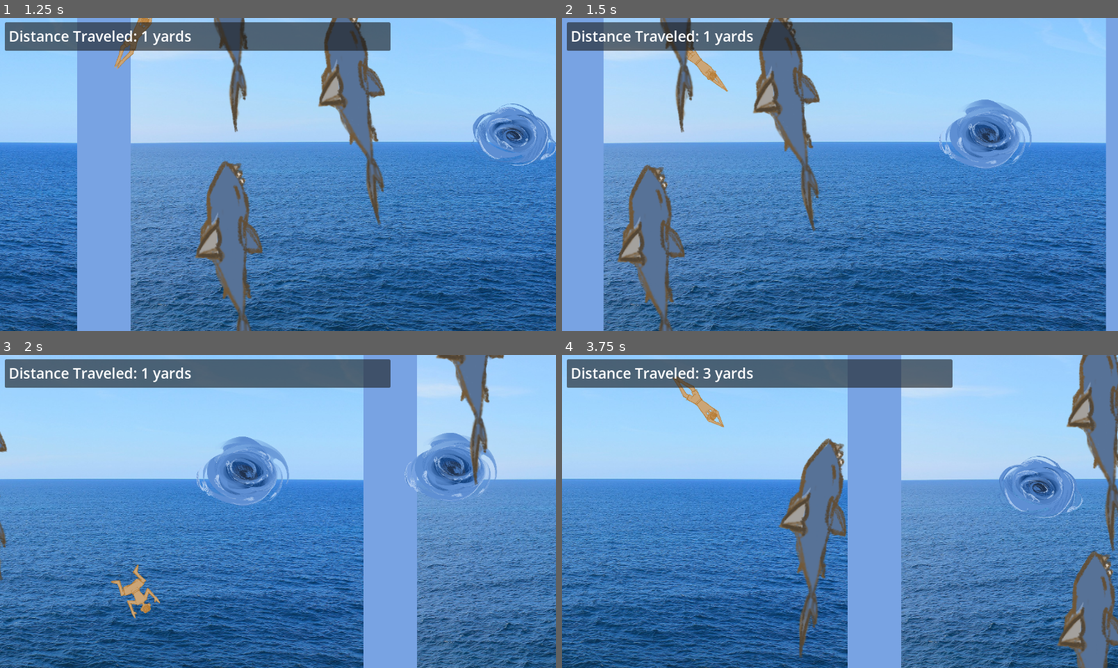
Above: before the commit, frames 1-4 (two rows, left to right).
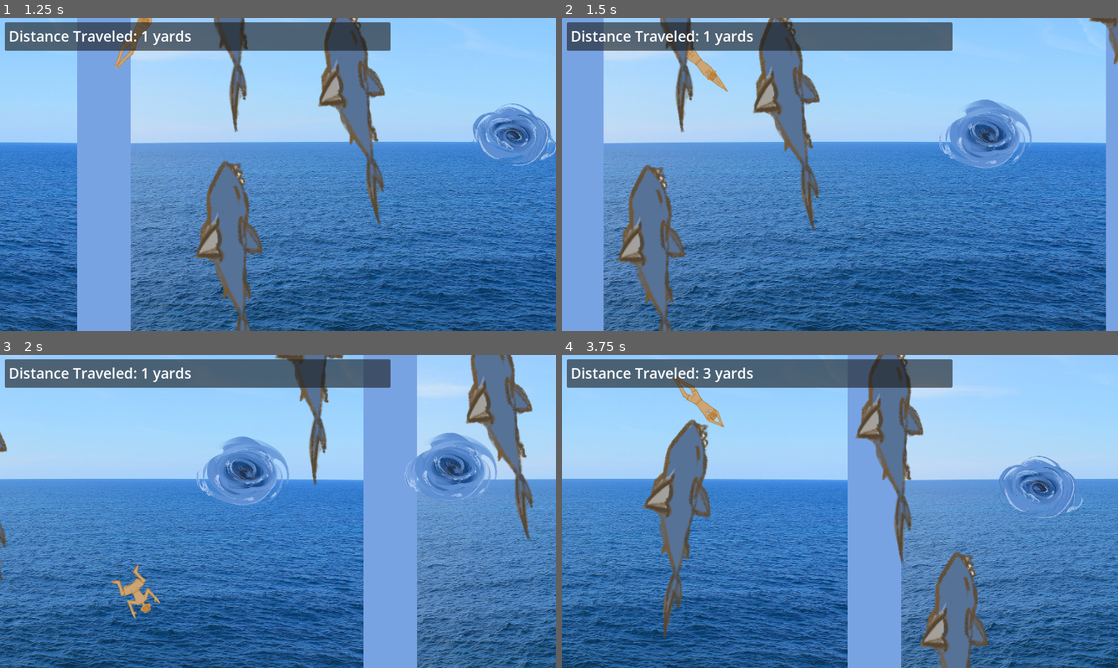
Above: after the commit, the same moments.

Repository: sophieTheProgrammer/microjam-island-61
Game: Godot game, scene res://scenes/game.tscn
Two runs of this game, one before a commit and one after it. Both use one fixed random seed, a clock stepped at 60 frames per second and the inputs below.
Inputs (mouse positions are in pixels of both pictures, inside the frame that each line leads up to):
- Up to frame 1 (1.25 s): tap Enter (ui_accept) at 0.5, 0.77 s; move the mouse to (400, 158) at 0.52 s; hold Up (up) from 0.53 s (still down); click (400, 158) at 0.6 s
- Up to frame 2 (1.5 s): move the mouse to (728, 190) at 1.27 s; release Up (up) at 1.28 s; hold Down (down) from 1.28 s (still down); click (728, 190) at 1.35 s
- Up to frame 3 (2 s): keep holding Down (down); tap Enter (ui_accept) at 1.52 s
- Up to frame 4 (3.75 s): move the mouse to (895, 442) at 2.02 s; release Down (down) at 2.03 s; hold Up (up) 2.03-3.53 s; click (895, 442) at 2.1 s; move the mouse to (812, 574) at 2.77 s; click (812, 574) at 2.85 s; tap Enter (ui_accept) at 3.02 s; move the mouse to (1006, 558) at 3.52 s; hold Down (down) from 3.53 s (still down); click (1006, 558) at 3.6 s

Frame 1 is identical in both runs. In frame 2, 0.3% of the frame differs, in the area x 94-100%, y 0-15%; in frame 3, 5.2%; in frame 4, 19%, in the area x 14-100%, y 0-100%.

Commit message:
you can't see the chunk spawn

Diff:
--- a/scripts/spawner.gd
+++ b/scripts/spawner.gd
@@ -5,6 +5,7 @@
 var chunks_spawned = 0
 func _ready() -> void:
 	EventBus.spawn_new_chunk.connect(spawn_chunk)
+	spawn_chunk()
 	spawn_chunk()
 	spawn_chunk()
 
